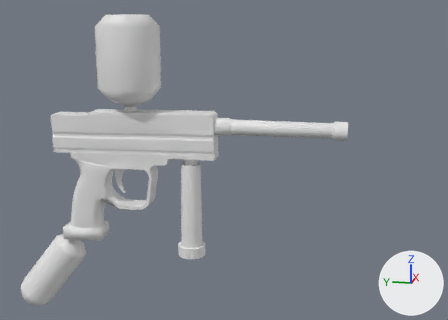
A saved change to the Blender file Assets/Arts/Blender Files/Paintball Gun/PaintBall Gun.blend.
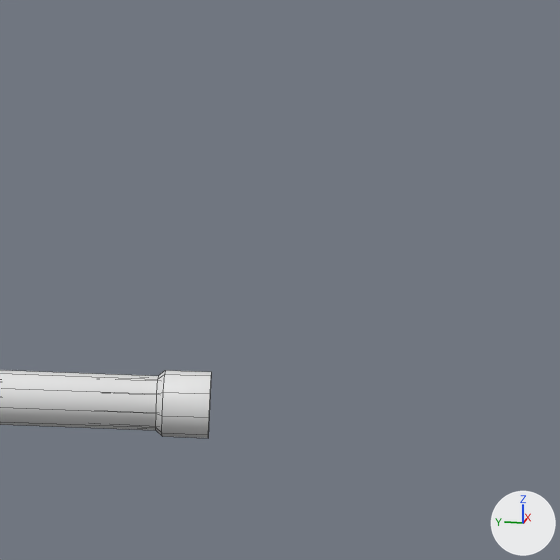
Old and new are each drawn whole from a 50 mm camera at (-0.921, -0.397, 0.26) aimed at (0.013, -0.21, 0.027) and again close up on the part from 64% to 100% of the width and 5% to 55% of the height. Every picture has the same lights, and +X, +Y and +Z are marked at lower right. The close-ups show mesh edges as thin lines.

In view in the first close-up: 'Barrel'.
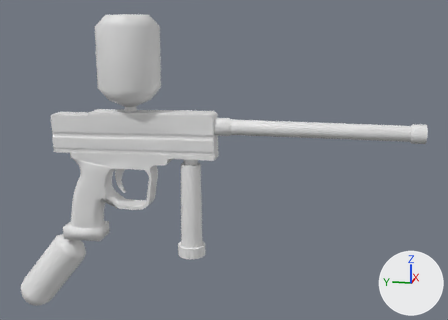
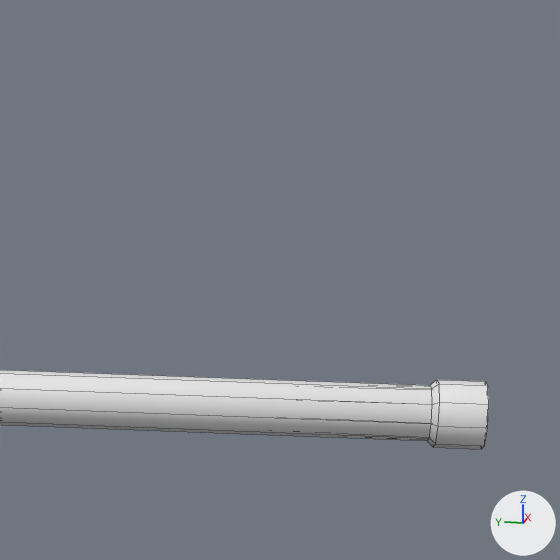
Edits to the bpy script that builds the scene:
```text
Change me_cylinder_002:
    where me_cylinder_002.from_pydata(...)  # 72 vertices, 63 faces; spans x -0.014..0.014, y -0.399..-0.197, z 0.068..0.096
    used by ob_barrel; parent = ob_grip_fame_low; location = (0.0, 0.0, 0.0)
    me_cylinder_002 part 1: all 36 vertices in x -0.014..0.014, y -0.399..-0.378, z 0.068..0.096 are moved by (0.0, -0.111, 0.0)
```

Where the change shows, as pixel boxes (x1, y1, x2, y2) in the close-ups (560 x 560 px):
'Barrel', reshaped: before (0, 370, 211, 438); after (0, 370, 489, 449)
